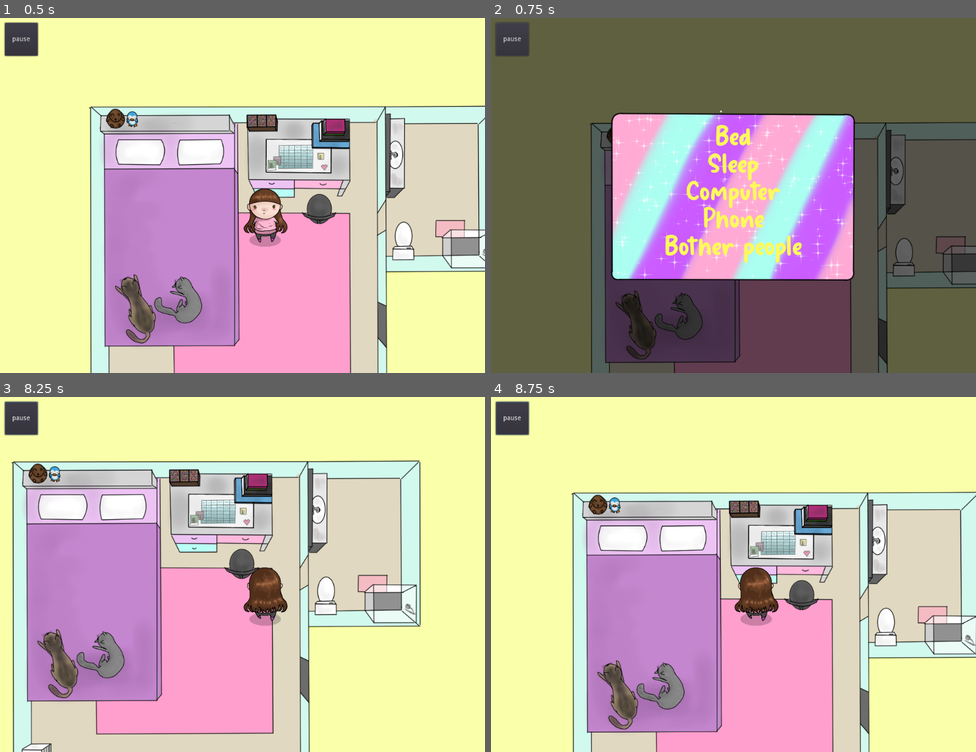
Above: before the commit, frames 1-4 (two rows, left to right).
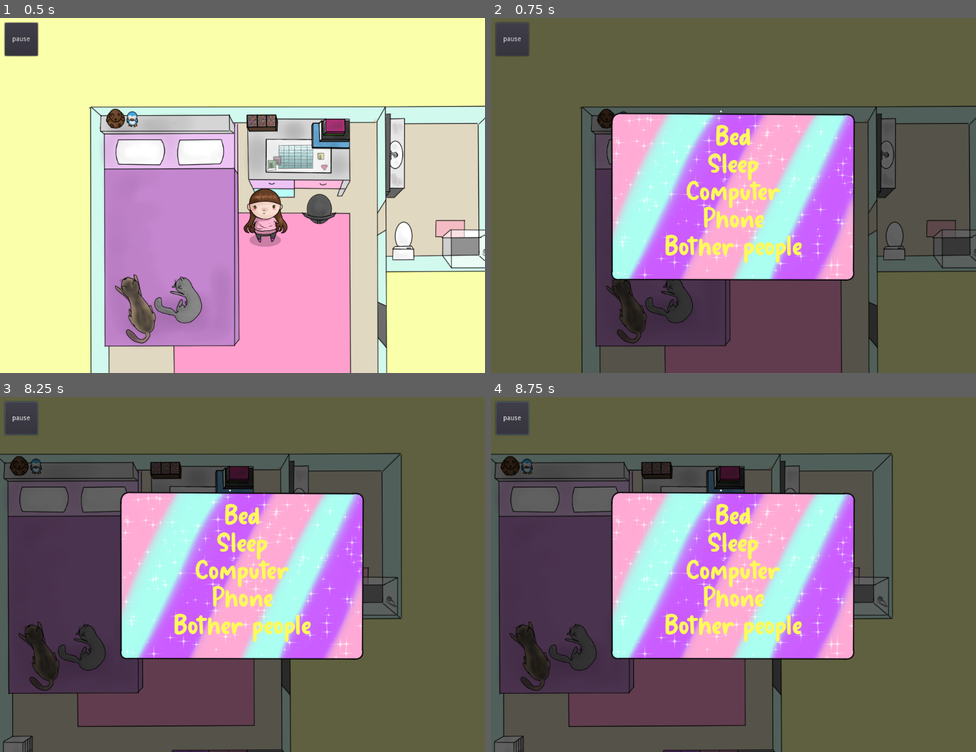
Above: after the commit, the same moments.

Repository: A-Walrus/Jessy
Game: Godot game, scene res://Scenes/World.tscn
Same seed, same stepped clock (60 frames per second), same inputs: the game is played once before the commit and once after it. Sound files missing from this copy of the repository are replaced by a short silence.
Inputs (mouse positions are in pixels of both pictures, inside the frame that each line leads up to):
- Up to frame 1 (0.5 s): no input
- Up to frame 2 (0.75 s): tap Enter (ui_accept) at 0.5 s; move the mouse to (660, 199) at 0.52 s; press the mouse at (660, 199) at 0.53 s
- Up to frame 3 (8.25 s): tap Enter (ui_accept) at 0.77, 0.8, 1.07 s; release the mouse at (169, 578) at 1.25 s; click "Sleep" at 1.25 s; click "pause" at 2 s; move the mouse to (160, 684) at 2.77 s; click (160, 684) at 2.85 s; click "Room" at 3.5 s; click "pause" at 4.25 s; move the mouse to (470, 627) at 5.02 s; press the mouse at (470, 627) at 5.03 s; release the mouse at (470, 627) at 5.75 s; click "pause" at 5.75 s; move the mouse to (218, 645) at 6.52 s; click (218, 645) at 6.6 s; move the mouse to (388, 627) at 7.27 s; press the mouse at (388, 627) at 7.28 s; move the mouse to (97, 521) at 8.02 s; release the mouse at (97, 521) at 8.03 s; click (97, 521) at 8.1 s
- Up to frame 4 (8.75 s): no input

Frame 1 is identical in both runs. In frame 2, 11% of the frame differs, in the area x 18-100%, y 24-100%; in frame 3, 97%; in frame 4, 98%, in the area x 0-100%, y 0-100%.

Commit message:
Clean Up clickables

Diff:
--- a/Jessy/Area2D.gd
+++ /dev/null
@@ -1,8 +0,0 @@
-extends Node
-
-signal picked()
-
-func _on_Click_input_event(viewport, event, shape_idx):
-	if Input.is_action_just_pressed("click"):
-		if(get_node("../Navigation2D/Jessy/kine") in $Stand.get_overlapping_bodies()):
-			emit_signal("picked")
--- a/Jessy/Cats.gd
+++ /dev/null
@@ -1,21 +0,0 @@
-extends Area2D
-
-
-# Declare member variables here. Examples:
-# var a = 2
-# var b = "text"
-
-
-# Called when the node enters the scene tree for the first time.
-func _ready():
-	pass # Replace with function body.
-
-
-# Called every frame. 'delta' is the elapsed time since the previous frame.
-#func _process(delta):
-#	pass
-
-
-func _on_Cats_input_event(viewport, event, shape_idx):
-	if Input.is_action_just_pressed("click"):
-		get_tree().change_scene("res://Scenes/Cats.tscn")
--- a/Jessy/Drawer.gd
+++ /dev/null
@@ -1,6 +0,0 @@
-extends Node2D
-
-
-func _on_Area2D_input_event(viewport, event, shape_idx):
-	if Input.is_action_just_pressed("click"):
-		get_tree().change_scene("res://Scenes/Clean Room.tscn")
--- /dev/null
+++ b/Jessy/Scenes/Clickable.gd
@@ -0,0 +1,22 @@
+extends Area2D
+
+export var show = []
+export (Resource) var res
+export var mode="C"
+
+
+var inside = false
+
+func _input(event):
+	if Input.is_action_just_pressed("click") and inside:
+		if mode=="C":
+			get_tree().change_scene_to(res)
+		elif mode=="S":
+			for a in show:
+				get_node(a).show()
+func _on_Clickable_mouse_entered():
+	inside=true
+
+
+func _on_Clickable_mouse_exited():
+	inside=false
--- /dev/null
+++ b/Jessy/Scenes/Clickable.tscn
@@ -0,0 +1,14 @@
+[gd_scene load_steps=3 format=2]
+
+[ext_resource path="res://Scenes/Clickable.gd" type="Script" id=1]
+
+[sub_resource type="RectangleShape2D" id=1]
+extents = Vector2( 70, 70 )
+
+[node name="Clickable" type="Area2D"]
+script = ExtResource( 1 )
+
+[node name="CollisionShape2D" type="CollisionShape2D" parent="."]
+shape = SubResource( 1 )
+[connection signal="mouse_entered" from="." to="." method="_on_Clickable_mouse_entered"]
+[connection signal="mouse_exited" from="." to="." method="_on_Clickable_mouse_exited"]
--- a/Jessy/Scenes/World.tscn
+++ b/Jessy/Scenes/World.tscn
@@ -1,14 +1,14 @@
-[gd_scene load_steps=35 format=2]
+[gd_scene load_steps=30 format=2]
 
 [ext_resource path="res://Navigation2D.gd" type="Script" id=1]
-[ext_resource path="res://Area2D.gd" type="Script" id=2]
+[ext_resource path="res://Scenes/Clickable.tscn" type="PackedScene" id=2]
 [ext_resource path="res://Art/Temp/JESSY.WALK22.png" type="Texture" id=3]
 [ext_resource path="res://Art/Temp/shadow.png" type="Texture" id=4]
 [ext_resource path="res://Art/Temp/JESSY.ROOM.png" type="Texture" id=5]
 [ext_resource path="res://Art/Temp/JESSY.png" type="Texture" id=6]
 [ext_resource path="res://Art/Temp/JESSY.WALKK.png" type="Texture" id=7]
 [ext_resource path="res://Scenes/Camera2D.tscn" type="PackedScene" id=8]
-[ext_resource path="res://Drawer.gd" type="Script" id=9]
+[ext_resource path="res://Scenes/Shower.tscn" type="PackedScene" id=9]
 [ext_resource path="res://Art/Temp/JESSY.WINDOW.png" type="Texture" id=10]
 [ext_resource path="res://Art/Temp/shadoww.png" type="Texture" id=11]
 [ext_resource path="res://UI.gd" type="Script" id=12]
@@ -17,14 +17,14 @@
 [ext_resource path="res://Art/Temp/JESSY.BACK.png" type="Texture" id=15]
 [ext_resource path="res://Art/Temp/JESSY.BACK3.png" type="Texture" id=16]
 [ext_resource path="res://Art/Temp/JESSY.BACK2.png" type="Texture" id=17]
-[ext_resource path="res://Cats.gd" type="Script" id=18]
+[ext_resource path="res://Scenes/Cats.tscn" type="PackedScene" id=18]
 [ext_resource path="res://Art/Temp/JESSY.OPEN DOOR.png" type="Texture" id=19]
 [ext_resource path="res://room.gd" type="Script" id=20]
 [ext_resource path="res://Title.gd" type="Script" id=21]
 [ext_resource path="res://TitleP.gd" type="Script" id=22]
 [ext_resource path="res://Call.gd" type="Script" id=23]
 [ext_resource path="res://p.gd" type="Script" id=24]
-[ext_resource path="res://shower.gd" type="Script" id=25]
+[ext_resource path="res://Scenes/Clean Room.tscn" type="PackedScene" id=25]
 
 [sub_resource type="SpriteFrames" id=1]
 animations = [ {
@@ -70,21 +70,6 @@
 [sub_resource type="RectangleShape2D" id=4]
 extents = Vector2( 259.417, 261.519 )
 
-[sub_resource type="RectangleShape2D" id=5]
-extents = Vector2( 159.382, 171.238 )
-
-[sub_resource type="RectangleShape2D" id=6]
-extents = Vector2( 314.884, 203.615 )
-
-[sub_resource type="RectangleShape2D" id=7]
-extents = Vector2( 107.029, 53.8945 )
-
-[sub_resource type="RectangleShape2D" id=8]
-extents = Vector2( 123.005, 97.4004 )
-
-[sub_resource type="RectangleShape2D" id=9]
-extents = Vector2( 75.8043, 53.6985 )
-
 [node name="World" type="Node"]
 
 [node name="Navigation2D" type="Navigation2D" parent="."]
@@ -137,51 +122,6 @@
 
 [node name="Camera2D" parent="Navigation2D/Jessy" instance=ExtResource( 8 )]
 
-[node name="Bed" type="Node2D" parent="."]
-script = ExtResource( 2 )
-
-[node name="Click" type="Area2D" parent="Bed"]
-
-[node name="CollisionShape2D" type="CollisionShape2D" parent="Bed/Click"]
-visible = false
-position = Vector2( -486.333, -306.914 )
-shape = SubResource( 5 )
-
-[node name="Stand" type="Area2D" parent="Bed"]
-
-[node name="CollisionShape2D" type="CollisionShape2D" parent="Bed/Stand"]
-visible = false
-position = Vector2( -475.704, -342.344 )
-shape = SubResource( 6 )
-
-[node name="Drawer" type="Node2D" parent="."]
-script = ExtResource( 9 )
-
-[node name="Area2D" type="Area2D" parent="Drawer"]
-
-[node name="CollisionShape2D" type="CollisionShape2D" parent="Drawer/Area2D"]
-visible = false
-position = Vector2( -59.9977, 294.771 )
-shape = SubResource( 7 )
-
-[node name="Cats" type="Area2D" parent="."]
-script = ExtResource( 18 )
-
-[node name="CollisionShape2D" type="CollisionShape2D" parent="Cats"]
-visible = false
-position = Vector2( -503.828, -26.8261 )
-shape = SubResource( 8 )
-
-[node name="shower" type="Node2D" parent="."]
-script = ExtResource( 25 )
-
-[node name="Area2D" type="Area2D" parent="shower"]
-
-[node name="CollisionShape2D" type="CollisionShape2D" parent="shower/Area2D"]
-visible = false
-position = Vector2( 307.801, -182.401 )
-shape = SubResource( 9 )
-
 [node name="CanvasLayer" type="CanvasLayer" parent="."]
 
 [node name="UI" type="Control" parent="CanvasLayer"]
@@ -621,13 +561,36 @@
 "_edit_use_anchors_": false
 }
 call = NodePath("../../../..")
+
+[node name="Shower" parent="." instance=ExtResource( 2 )]
+position = Vector2( 306.086, -178.21 )
+res = ExtResource( 9 )
+
+[node name="Drawer" parent="." instance=ExtResource( 2 )]
+position = Vector2( -65.2983, 305.019 )
+scale = Vector2( 1.613, 0.721 )
+res = ExtResource( 25 )
+
+[node name="Bed" parent="." instance=ExtResource( 2 )]
+position = Vector2( -481.906, -323.771 )
+scale = Vector2( 2.097, 2.135 )
+show = [ NodePath("../CanvasLayer/UI"), NodePath("../CanvasLayer/UI/Center/Bed") ]
+mode = "S"
+
+[node name="Cats" parent="." instance=ExtResource( 2 )]
+position = Vector2( -500.62, -31.2887 )
+scale = Vector2( 1.745, 1.404 )
+res = ExtResource( 18 )
+
+[node name="Sink" parent="." instance=ExtResource( 2 )]
+position = Vector2( 110.252, -432.719 )
+scale = Vector2( 0.432, 1.404 )
+
+[node name="Desk" parent="." instance=ExtResource( 2 )]
+position = Vector2( -141.273, -446.016 )
+scale = Vector2( 1.61, 0.883 )
 [connection signal="timeout" from="Navigation2D/room/Door" to="Navigation2D/room" method="_on_Door_timeout"]
 [connection signal="timeout" from="Navigation2D/room/FromOpen" to="Navigation2D/room" method="_on_FromOpen_timeout"]
-[connection signal="picked" from="Bed" to="CanvasLayer/UI" method="_on_Bed_picked"]
-[connection signal="input_event" from="Bed/Click" to="Bed" method="_on_Click_input_event"]
-[connection signal="input_event" from="Drawer/Area2D" to="Drawer" method="_on_Area2D_input_event"]
-[connection signal="input_event" from="Cats" to="Cats" method="_on_Cats_input_event"]
-[connection signal="input_event" from="shower/Area2D" to="shower" method="_on_Area2D_input_event"]
 [connection signal="pressed" from="CanvasLayer/UI/Center/Bed/V/sleep" to="CanvasLayer/UI" method="_on_sleep_pressed"]
 [connection signal="pressed" from="CanvasLayer/UI/Center/Bed/V/computer" to="CanvasLayer/UI" method="_on_computer_pressed"]
 [connection signal="pressed" from="CanvasLayer/UI/Center/Bed/V/phone" to="CanvasLayer/UI" method="_on_phone_pressed"]
--- a/Jessy/shower.gd
+++ /dev/null
@@ -1,7 +0,0 @@
-extends Node2D
-
-
-
-func _on_Area2D_input_event(viewport, event, shape_idx):
-	if Input.is_action_just_pressed("click"):
-		get_tree().change_scene("res://Scenes/Shower.tscn")
Renamed: Jessy/Drawing.tscn -> Jessy/Scenes/Drawing.tscn
